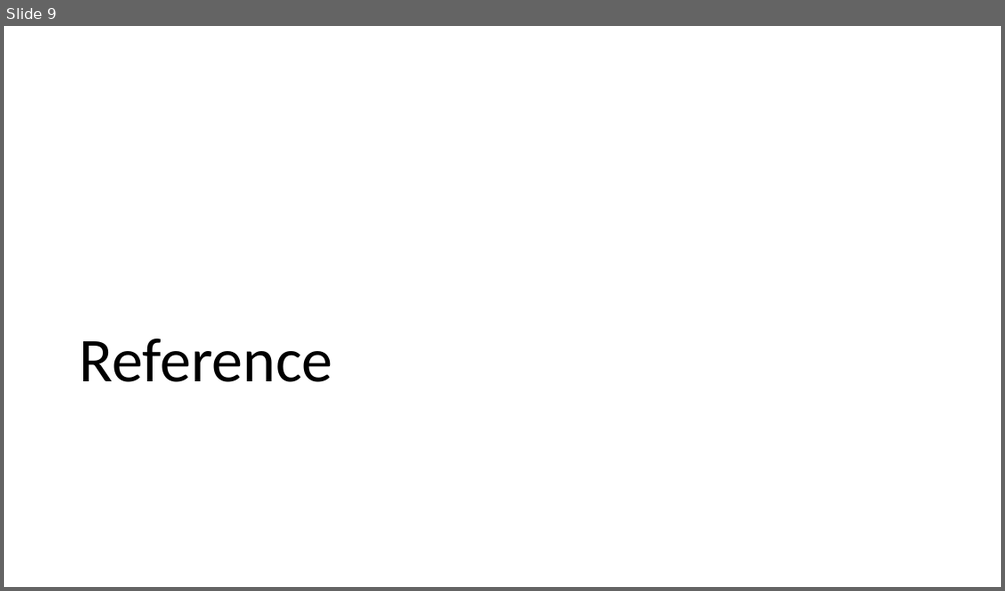
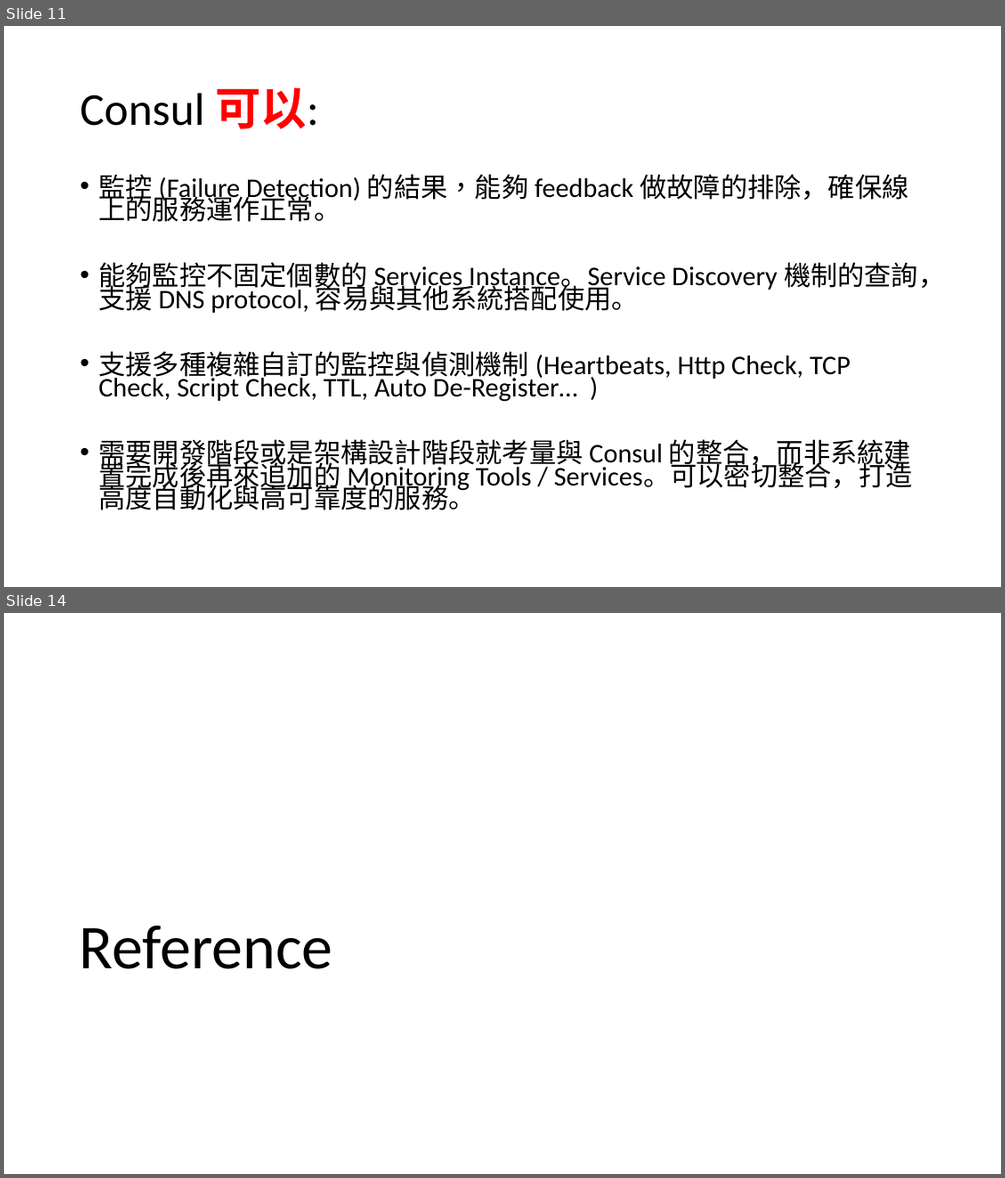
Before and after one commit to andrew0928/Meetup, a slide deck: 20180526.DevOps.MonitorTools/Consul_Andrew.pptx. Shown one above the other, each under a label of ours: slide 9 before the commit, slides 11 and 14 after it; the slides between them are not shown. The pictures are 1005x591 and 1005x1178 pixels, drawn with LibreOffice and Linux fonts; fonts in the diff are those of the drawing. Boxes give left, top, right and bottom in pixels: in the first picture for what was removed or moved away, otherwise in the second. Text is boxed around its words. In the diff, an @@ line names an element or a change of style, - is before the commit and + after.

```diff
--- a/20180526.DevOps.MonitorTools/Consul_Andrew.pptx
+++ b/20180526.DevOps.MonitorTools/Consul_Andrew.pptx
@@ slide 11 added at [4,26,1001,587], background #FFFFFF @@
@@ title added at [80,87,318,129], 44 pt, text #000000 @@
+Consul 可以:
@@ text added at [98,174,945,510], 25.9 pt, text #000000 @@
+• 監控 (Failure Detection) 的結果，能夠 feedback 做故障的排除，確保線上的服務運作正常。
+• 能夠監控不固定個數的 Services Instance。Service Discovery 機制的查詢，支援 DNS protocol, 容易與其他系統搭配使用。
+• 支援多種複雜自訂的監控與偵測機制 (Heartbeats, Http Check, TCP Check, Script Check, TTL, Auto De-Register… )
+• 需要開發階段或是架構設計階段就考量與 Consul 的整合，而非系統建置完成後再來追加的 Monitoring Tools / Services。可以密切整合，打造高度自動化與高可靠度的服務。
@@ what was slide 9 is now slide 14 @@
```
Also in this commit, not shown: 3 slides changed, 6 other slides added, 2 slides removed.
